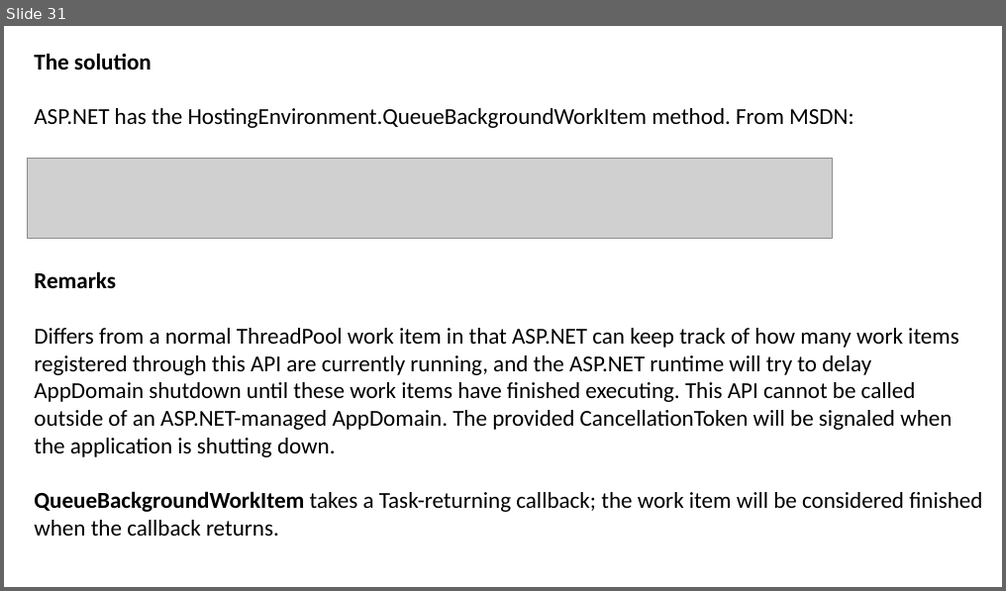
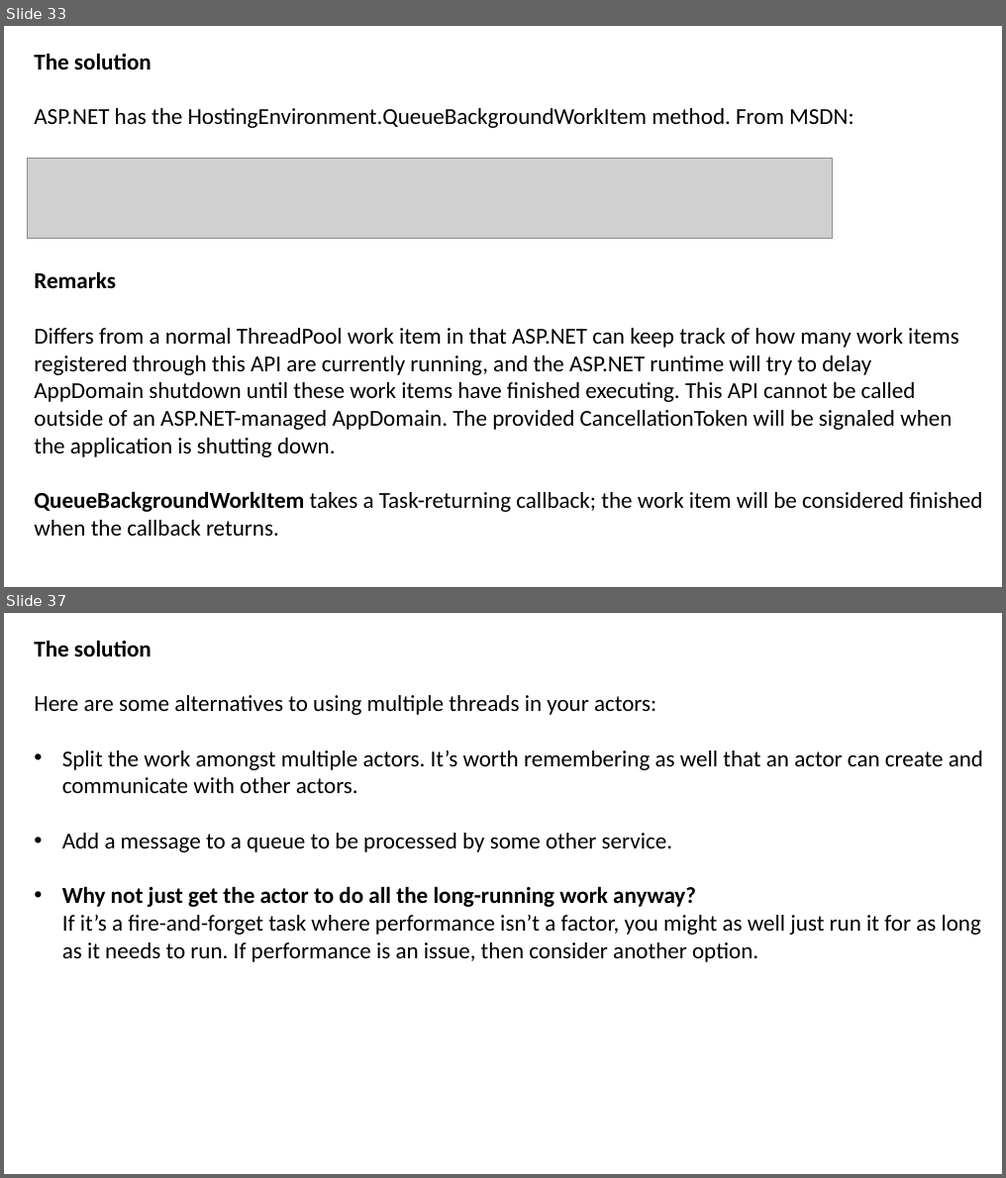
Before and after one commit to JoshKain/AsyncAwaitQuiz, a slide deck: Async and await presentation.pptx. Shown one above the other, each under a label of ours: slide 31 before the commit, slides 33 and 37 after it; the slides between them are not shown. The pictures are 1006x591 and 1006x1178 pixels, drawn with LibreOffice and Linux fonts; fonts in the diff are those of the drawing; grey boxes stand for pictures. Boxes give left, top, right and bottom in pixels: in the first picture for what was removed or moved away, otherwise in the second. Text is boxed around its words. In the diff, an @@ line names an element or a change of style, - is before the commit and + after.

```diff
--- a/Async and await presentation.pptx
+++ b/Async and await presentation.pptx
@@ slide 37 added at (4, 613, 1002, 1174), background #FFFFFF @@
@@ text added at (34, 640, 983, 962), 22 pt, text #000000 @@
+The solution
+Here are some alternatives to using multiple threads in your actors:
+• Split the work amongst multiple actors. It’s worth remembering as well that an actor can create and communicate with other actors.
+• Add a message to a queue to be processed by some other service.
+• Why not just get the actor to do all the long-running work anyway?
+  If it’s a fire-and-forget task where performance isn’t a factor, you might as well just run it for as long as it needs to run. If performance is an issue, then consider another option.
@@ what was slide 31 is now slide 33 @@
```
Also in this commit, not shown: 5 slides changed, 6 other slides added, 2 other files.
